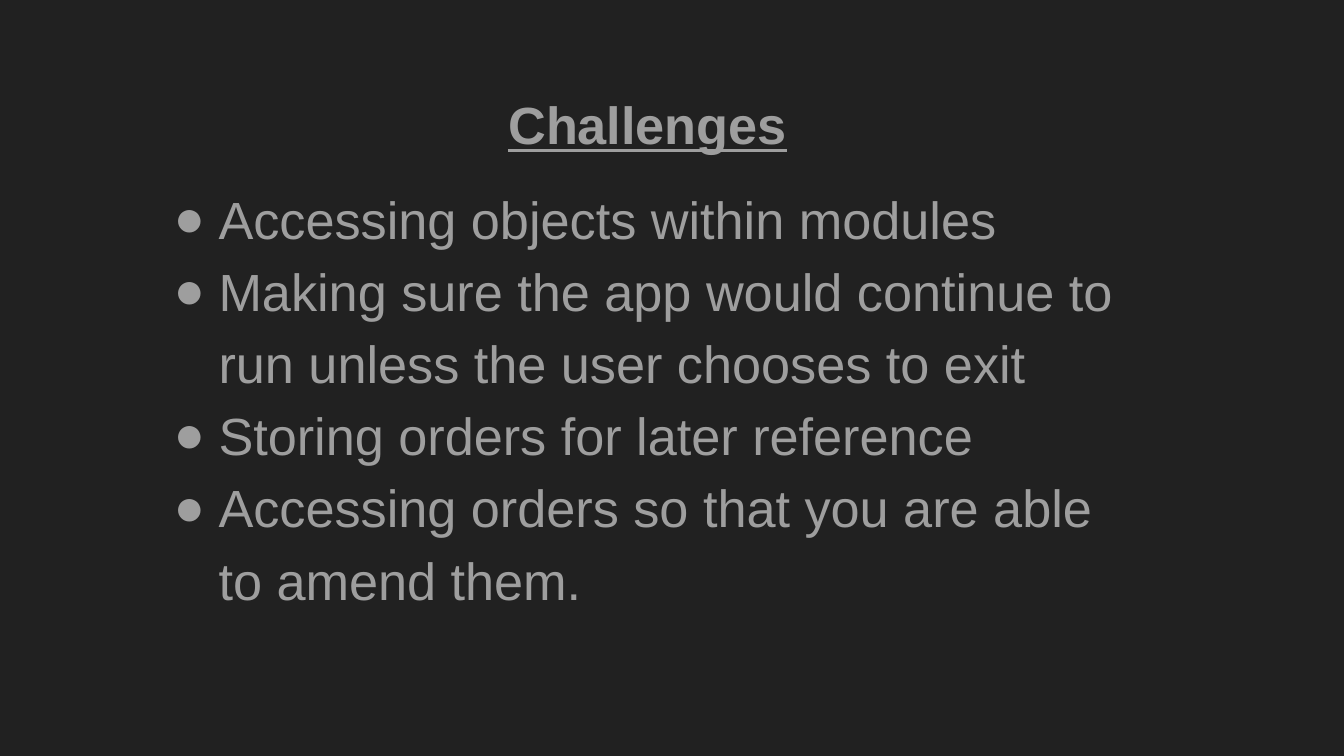
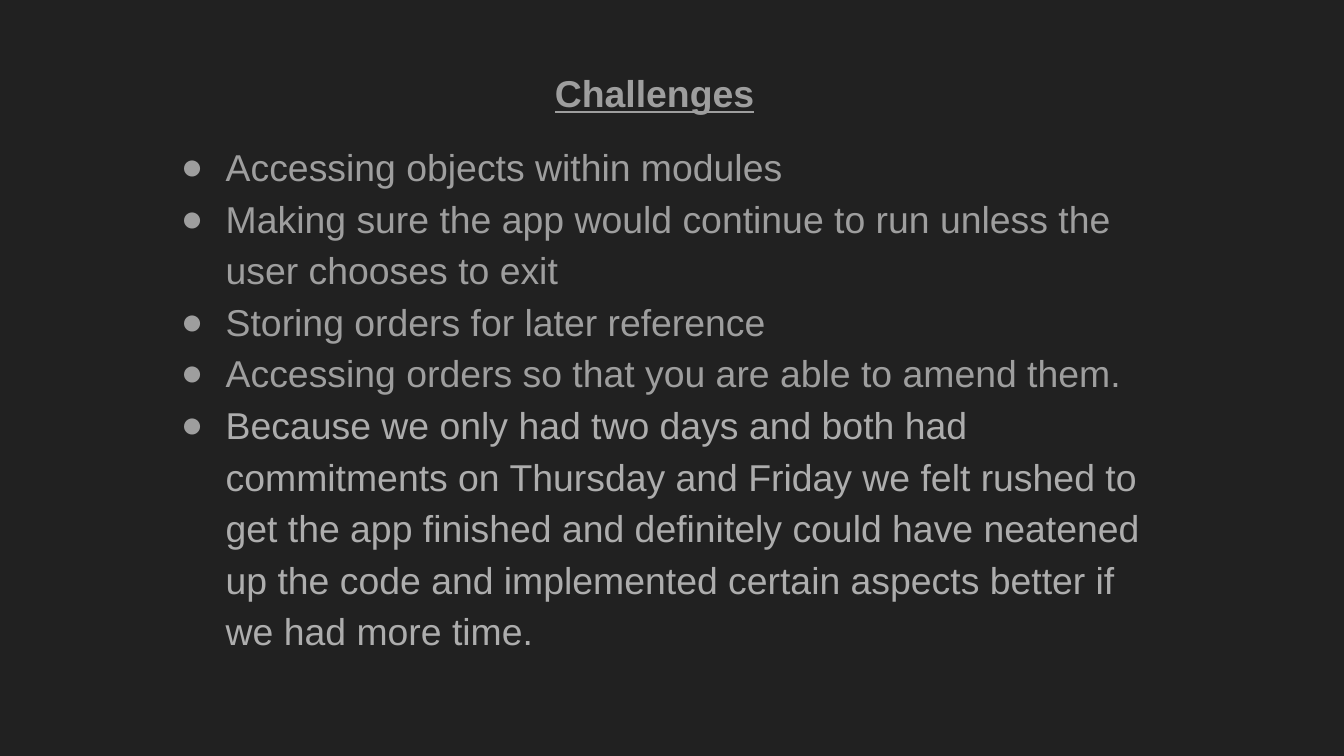
Before and after one commit to The4star/pizza_cake, a slide deck: slide 3 of ppt/presentation.pptx. Drawn at 1344x756 pixels with LibreOffice and Linux fonts; fonts in the diff are those of the drawing. Boxes give left, top, right and bottom in pixels: in the first picture for what was removed or moved away, otherwise in the second. Text is boxed around its words. In the diff, an @@ line names an element or a change of style, - is before the commit and + after.

Commit message:
Updated readme and presentation

```diff
--- a/ppt/presentation.pptx
+++ b/ppt/presentation.pptx
@@ text "Challenges": place and size @@
-text "Challenges" at <box>219,106,1113,601</box>
+text "Challenges" at <box>226,80,1140,646</box>
@@ text at <box>226,80,1120,395</box>: size 28 to 20 pt in "Challenges", "Accessing objects within modules", "Making sure the app would continue to ...", "Storing orders for later reference" and 1 more places @@
@@ text at <box>226,412,1140,646</box>: paragraph added @@
+● Because we only had two days and both had commitments on Thursday and Friday we felt rushed to get the app finished and definitely could have neatened up the code and implemented certain aspects better if we had more time.
```
Also in this commit, not shown: 1 other file.
